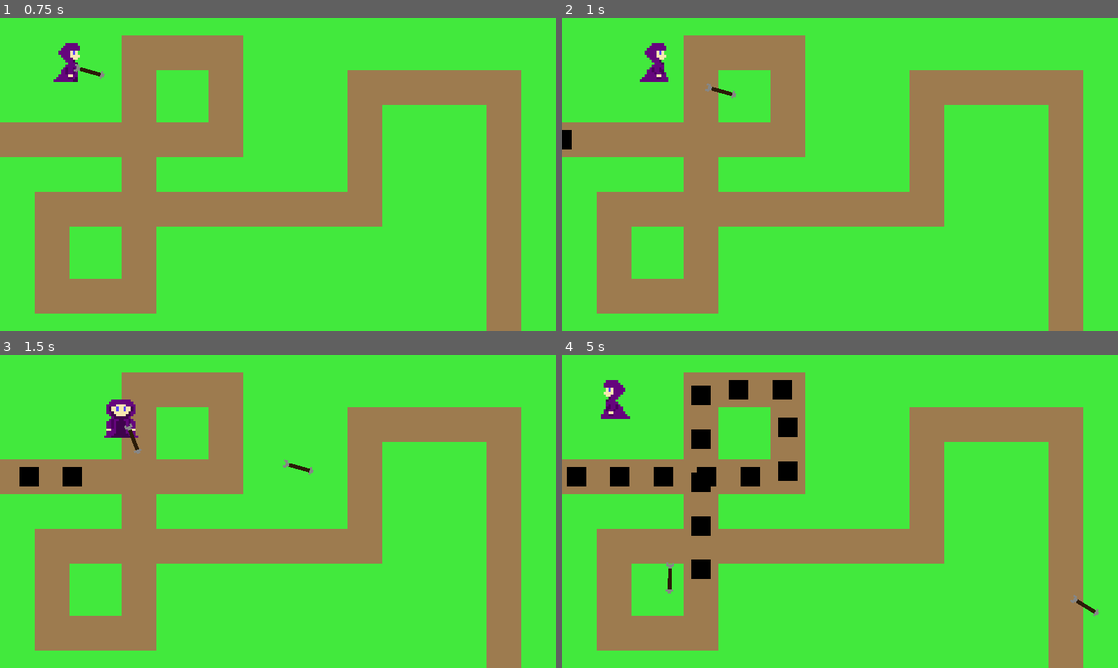
Above: before the commit, frames 1-4 (two rows, left to right).
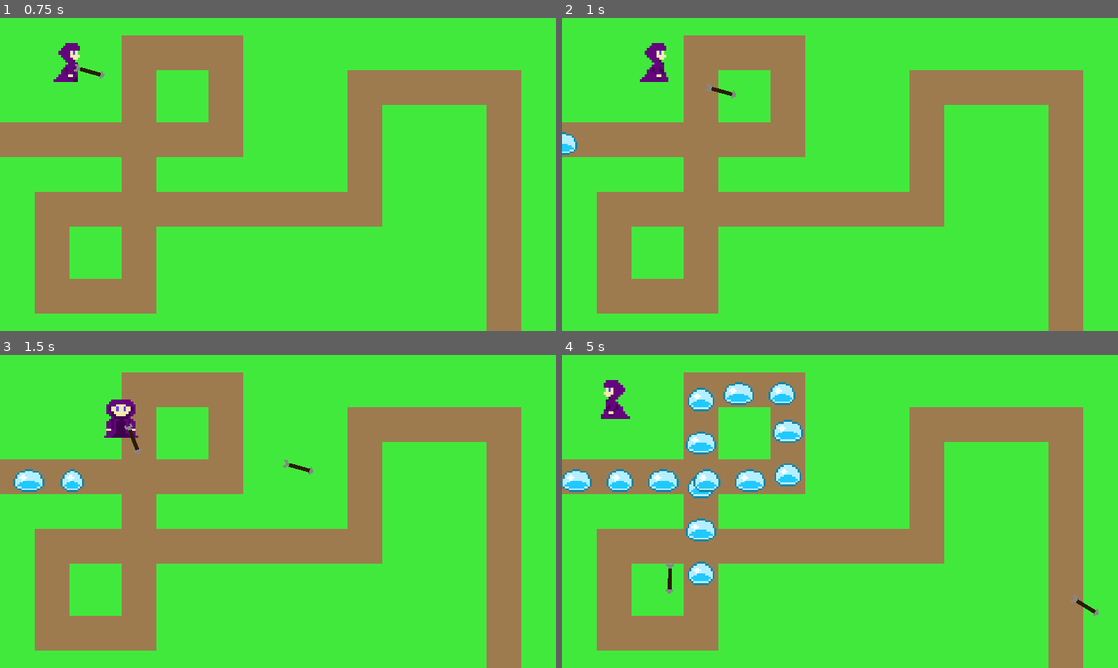
Above: after the commit, the same moments.

Repository: guilhermepereira2917/2dtd
Game: Godot game, scene res://scenes/main/main.tscn
Two runs of this game, one before a commit and one after it. Both use one fixed random seed, a clock stepped at 60 frames per second and the inputs below.
Inputs (mouse positions are in pixels of both pictures, inside the frame that each line leads up to):
- Up to frame 1 (0.75 s): tap Enter at 0.5 s; move the mouse to (400, 158) at 0.52 s; hold D (move_right) from 0.53 s (still down); click (400, 158) at 0.6 s
- Up to frame 2 (1 s): keep holding D (move_right)
- Up to frame 3 (1.5 s): move the mouse to (166, 527) at 1.27 s; release D (move_right) at 1.28 s; hold S (move_down) from 1.28 s (still down); click (166, 527) at 1.35 s
- Up to frame 4 (5 s): move the mouse to (895, 442) at 2.02 s; release S (move_down) at 2.03 s; hold D (move_right) 2.03-2.78 s; click (895, 442) at 2.1 s; move the mouse to (812, 574) at 2.77 s; hold W (move_up) 2.78-3.53 s; click (812, 574) at 2.85 s; move the mouse to (1006, 558) at 3.52 s; hold A (move_left) from 3.53 s (still down); click (1006, 558) at 3.6 s; move the mouse to (673, 464) at 4.27 s; click (673, 464) at 4.35 s

Frame 1 is identical in both runs. In frame 2, 0.2% of the frame differs, in the area x 0-3%, y 35-44%; in frame 3, 0.6%; in frame 4, 4.6%, in the area x 0-44%, y 8-74%.

Commit message:
:bento: added slime animation on enemy

Diff:
--- a/scenes/enemy/enemy.gd
+++ b/scenes/enemy/enemy.gd
@@ -7,6 +7,9 @@
 var path_follow: PathFollow2D
 var velocity: int = 300;
 
+func _ready() -> void:
+	$AnimatedSprite2D.play()
+
 func _process(delta: float) -> void:
 	path_follow.progress += velocity * delta;
 
--- a/scenes/enemy/enemy.tscn
+++ b/scenes/enemy/enemy.tscn
@@ -1,20 +1,31 @@
-[gd_scene load_steps=2 format=3 uid="uid://bmw8wa3omkqkp"]
+[gd_scene load_steps=6 format=3 uid="uid://bmw8wa3omkqkp"]
 
 [ext_resource type="Script" path="res://scenes/enemy/enemy.gd" id="1_3kgdu"]
+[ext_resource type="Texture2D" uid="uid://bwjytm6kkuvmj" path="res://assets/sprites/enemies/slime/slime_1.png" id="2_4wqsb"]
+[ext_resource type="Texture2D" uid="uid://dnvekcllob04l" path="res://assets/sprites/enemies/slime/slime_2.png" id="3_ybxt7"]
+[ext_resource type="Texture2D" uid="uid://n0slcdax2kcu" path="res://assets/sprites/enemies/slime/slime_3.png" id="4_av7jj"]
+
+[sub_resource type="SpriteFrames" id="SpriteFrames_oejtr"]
+animations = [{
+"frames": [{
+"duration": 1.0,
+"texture": ExtResource("2_4wqsb")
+}, {
+"duration": 1.0,
+"texture": ExtResource("3_ybxt7")
+}, {
+"duration": 1.0,
+"texture": ExtResource("4_av7jj")
+}],
+"loop": true,
+"name": &"default",
+"speed": 5.0
+}]
 
 [node name="Enemy" type="Node2D"]
 script = ExtResource("1_3kgdu")
 
-[node name="ColorRect" type="ColorRect" parent="."]
-anchors_preset = 8
-anchor_left = 0.5
-anchor_top = 0.5
-anchor_right = 0.5
-anchor_bottom = 0.5
-offset_left = -20.0
-offset_top = -20.0
-offset_right = 20.0
-offset_bottom = 20.0
-grow_horizontal = 2
-grow_vertical = 2
-color = Color(0, 0, 0, 1)
+[node name="AnimatedSprite2D" type="AnimatedSprite2D" parent="."]
+texture_filter = 1
+scale = Vector2(4, 4)
+sprite_frames = SubResource("SpriteFrames_oejtr")
